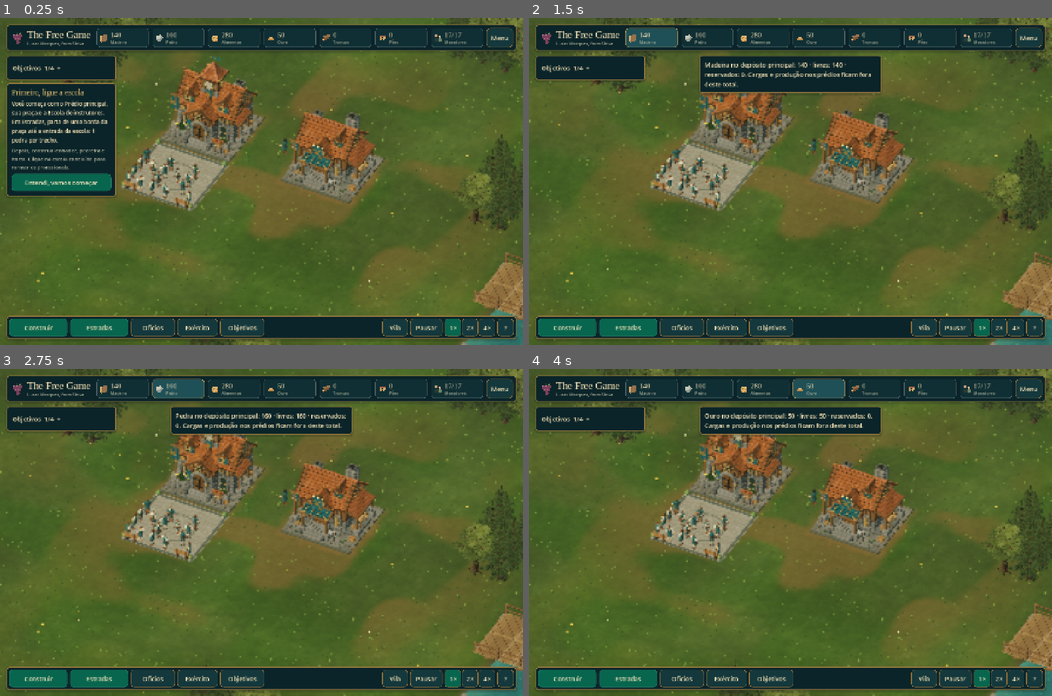
Above: before the commit, frames 1-4 (two rows, left to right).
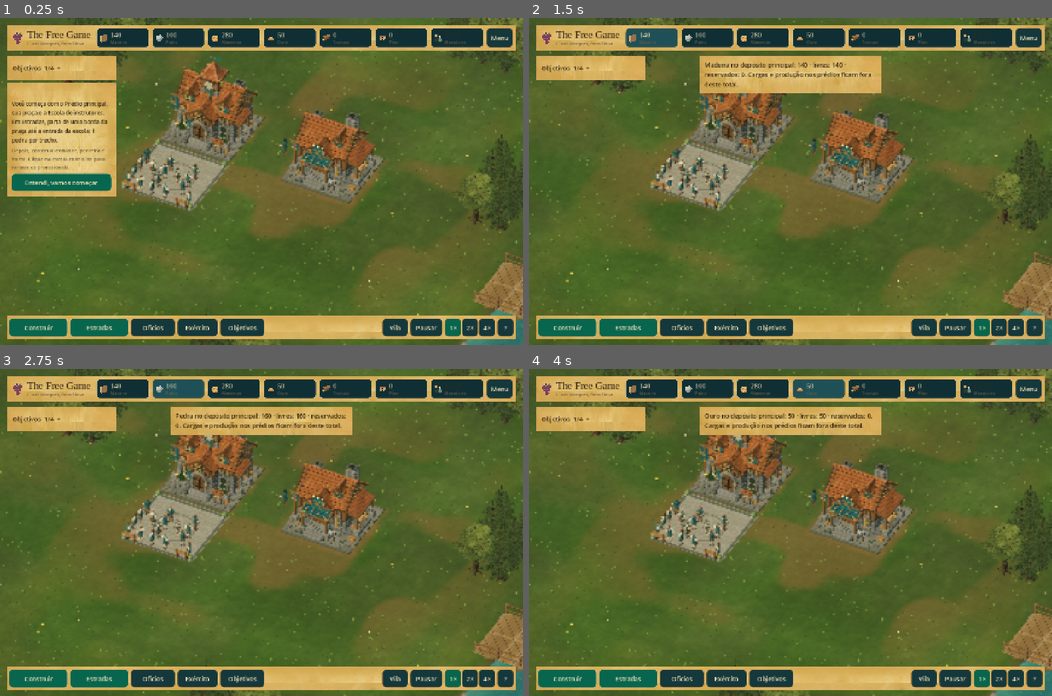
Above: after the commit, the same moments.

Repository: LucasMarquesShiva/the-free-game
Game: Godot game, scene res://scenes/loading.tscn
The game is run twice, just before and just after one commit, with the same random seed, the same clock (stepped at 60 frames per second) and the same inputs.
Inputs (mouse positions are in pixels of both pictures, inside the frame that each line leads up to):
- Up to frame 1 (0.25 s): no input
- Up to frame 2 (1.5 s): click "Entendi, vamos começar" at 0.5 s; click (649, 37) at 1.27 s
- Up to frame 3 (2.75 s): click (177, 388) at 2.02 s
- Up to frame 4 (4 s): click (764, 388) at 2.77 s; click (816, 388) at 3.52 s

The runs differ from the first frame. In frame 1, 15% of the frame differs, in the area x 1-99%, y 1-99%; in frame 2, 13%; in frame 3, 12%; in frame 4, 12%.

Commit message:
Revert Kenney button skin, use an aged-paper texture on panels instead
Reverts the two Kenney button-theme commits per feedback that they
didn't look good — buttons are back to the original flat dark boxes.

Every _panel() (menus, HUD docks, tutorial, objectives, toast, etc.)
now has an aged-paper background instead of the flat dark fill, via a
9-sliced StyleBoxTexture. Since the paper is light, added INK_DARK for
body text (the _label() default, replacing INK for the ~30 call sites
that relied on it, plus the dozen that passed INK explicitly) and
darkened MUTED, both previously tuned only for light-text-on-dark.
Buttons keep their own dark backgrounds/light text, unaffected.

Fixed two follow-on contrast bugs found while testing: the objectives
toggle button (transparent background revealing the panel) still had
the button-theme's light font color instead of INK_DARK on all
states, and StyleBoxTexture doesn't support shadow_color/size/offset
the way StyleBoxFlat does, which broke panel creation entirely.

Diff:
--- a/game/ui/approved_hud.gd
+++ b/game/ui/approved_hud.gd
@@ -14,7 +14,10 @@
 const PAPER := Color("f5e4bd")
 const PANEL := Color("0b2429")
 const INK := Color("f1dfb4")
-const MUTED := Color("b4b69e")
+## Body text color for labels sitting on the new paper-textured panel
+## background (light), as opposed to INK (light text for dark buttons/docks).
+const INK_DARK := Color("3a2a18")
+const MUTED := Color("6b5f47")
 const BRONZE := Color("c59a50")
 const WINE := Color("e1bd71")
 const DANGER := Color("eeaa89")
@@ -319,13 +322,17 @@
 	style.set_border_width_all(3)
 	return style
 
+static var _paper_texture: Texture2D
 func _panel(parent: Node, register_region: bool = true, padding: int = 14) -> PanelContainer:
 	var panel := PanelContainer.new()
-	var style := _style(PANEL, BRONZE.darkened(0.2), 7, padding)
-	style.set_border_width_all(2)
-	style.shadow_color = Color(0.08,0.12,0.09,0.23)
-	style.shadow_size = 5
-	style.shadow_offset = Vector2(0,3)
+	if _paper_texture == null:
+		_paper_texture = load("res://assets/approved/ui/paper_panel.png")
+	var style := StyleBoxTexture.new()
+	style.texture = _paper_texture
+	style.texture_margin_left = 64;style.texture_margin_right = 64
+	style.texture_margin_top = 44;style.texture_margin_bottom = 44
+	style.content_margin_left = padding;style.content_margin_right = padding
+	style.content_margin_top = padding;style.content_margin_bottom = padding
 	panel.add_theme_stylebox_override("panel", style)
 	panel.mouse_filter = Control.MOUSE_FILTER_STOP
 	parent.add_child(panel)
@@ -348,7 +355,7 @@
 	parent.add_child(box)
 	return box
 
-func _label(parent: Node, text: String = "", size: int = 17, color: Color = INK, wrap: bool = false) -> Label:
+func _label(parent: Node, text: String = "", size: int = 17, color: Color = INK_DARK, wrap: bool = false) -> Label:
 	var label := Label.new()
 	label.text = text
 	label.mouse_filter = Control.MOUSE_FILTER_IGNORE
@@ -432,10 +439,14 @@
 	_objectives_toggle = _button(box,tr("Objetivos  {done}/{total}  {mark}").format({"done":0,"total":3,"mark":"+"}),_toggle_objectives)
 	_objectives_toggle.alignment = HORIZONTAL_ALIGNMENT_LEFT
 	_objectives_toggle.add_theme_stylebox_override("normal",_style(Color.TRANSPARENT,Color.TRANSPARENT,8,4))
+	_objectives_toggle.add_theme_stylebox_override("hover",_style(Color.TRANSPARENT,Color.TRANSPARENT,8,4))
+	_objectives_toggle.add_theme_stylebox_override("pressed",_style(Color.TRANSPARENT,Color.TRANSPARENT,8,4))
+	for state in ["font_color","font_hover_color","font_pressed_color"]:
+		_objectives_toggle.add_theme_color_override(state,INK_DARK)
 	_objective_details = _vbox(box,9)
 	_outcome = _label(_objective_details,tr("Um vale para chamar de seu"),19,WINE,true)
 	for i in range(3):
-		_objective_labels.append(_label(_objective_details,"",15,INK,true))
+		_objective_labels.append(_label(_objective_details,"",15,INK_DARK,true))
 	_notice_label = _label(_objective_details,"",14,MUTED,true)
 	_notice_label.add_theme_constant_override("line_spacing",2)
 	_objective_details.hide()
@@ -445,7 +456,7 @@
 	_tutorial.name = "FirstDayHint"
 	var box := _vbox(_tutorial,8)
 	_tutorial_title = _label(box,tr("Primeiro, ligue a escola"),21,WINE)
-	_tutorial_intro = _label(box,tr("Você começa com o Prédio principal, sua praça e a Escola de instrutores. Em Estradas, parta de uma borda da praça até a entrada da escola: 1 pedra por trecho."),15,INK,true)
+	_tutorial_intro = _label(box,tr("Você começa com o Prédio principal, sua praça e a Escola de instrutores. Em Estradas, parta de uma borda da praça até a entrada da escola: 1 pedra por trecho."),15,INK_DARK,true)
 	_tutorial_intro.max_lines_visible = 7
 	_tutorial_more = _label(box,tr("Depois, construa lenhador, pedreira e horta. Clique na escola concluída para formar os profissionais."),14,MUTED,true)
 	_tutorial_button = _button(box,tr("Entendi, vamos começar"),_dismiss_tutorial)
@@ -562,7 +573,7 @@
 	_build_filter.clear_button_enabled = true
 	_build_filter.add_theme_stylebox_override("normal",_style(PANEL.lightened(0.06),BRONZE.darkened(0.2),9,10))
 	_build_filter.add_theme_stylebox_override("focus",_style(PANEL.lightened(0.06),BRONZE,9,10))
-	_build_filter.add_theme_color_override("font_color",INK)
+	_build_filter.add_theme_color_override("font_color",INK_DARK)
 	_build_filter.add_theme_color_override("font_placeholder_color",MUTED)
 	_build_filter.text_changed.connect(_filter_build_cards)
 	_drawer_content.add_child(_build_filter)
@@ -586,10 +597,10 @@
 		button.add_child(margin)
 		var card := _vbox(margin,4)
 		_thumbnail(card,kind,76)
-		var title := _label(card,tr(SHORT_NAMES[kind]),16 if kind == "training" else 19,WINE if kind == "winery" else INK,true)
+		var title := _label(card,tr(SHORT_NAMES[kind]),16 if kind == "training" else 19,WINE if kind == "winery" else INK_DARK,true)
 		title.max_lines_visible = 2
 		title.horizontal_alignment = HORIZONTAL_ALIGNMENT_CENTER
-		var cost_label := _label(card,_cost_text(definition.get("cost",{})),14,INK)
+		var cost_label := _label(card,_cost_text(definition.get("cost",{})),14,INK_DARK)
 		cost_label.horizontal_alignment = HORIZONTAL_ALIGNMENT_CENTER
 		_build_costs[kind] = cost_label
 		_build_cards[kind] = button
@@ -614,14 +625,14 @@
 	_role_filter.clear_button_enabled = true
 	_role_filter.add_theme_stylebox_override("normal",_style(PANEL.lightened(0.06),BRONZE.darkened(0.2),9,10))
 	_role_filter.add_theme_stylebox_override("focus",_style(PANEL.lightened(0.06),BRONZE,9,10))
-	_role_filter.add_theme_color_override("font_color",INK)
+	_role_filter.add_theme_color_override("font_color",INK_DARK)
 	_role_filter.add_theme_color_override("font_placeholder_color",MUTED)
 	_role_filter.text_changed.connect(_filter_role_cards)
 	_drawer_content.add_child(_role_filter)
 	_training_context = _label(_drawer_content,"",15,MUTED,true)
 	_training_context.hide()
 	var settings := _hbox(_drawer_content)
-	_resident_label = _label(settings,"",16,INK)
+	_resident_label = _label(settings,"",16,INK_DARK)
 	_spacer(settings)
 	_quantity_caption = _label(settings,tr("Quantidade"),15,MUTED)
 	for qty in [1,3,5]:
@@ -773,7 +784,7 @@
 	_inspector.visible = false
 	var box := _vbox(_inspector,9)
 	var row := _hbox(box)
-	_inspection_title = _label(row,"",21,INK,true)
+	_inspection_title = _label(row,"",21,INK_DARK,true)
 	_inspect_close = _button(row,"×",close_panels,44)
 	_inspect_close.tooltip_text = tr("Fechar inspeção")
 	_inspector_scroll = ScrollContainer.new()
@@ -790,7 +801,7 @@
 	_inspection_progress.show_percentage = false
 	_inspection_progress.custom_minimum_size.y = 8
 	content.add_child(_inspection_progress)
-	_inspection_details = _label(content,"",15,INK,true)
+	_inspection_details = _label(content,"",15,INK_DARK,true)
 	var actions := _hbox(box)
 	_inspect_map = _button(actions,tr("Ver no mapa"),_focus_inspected)
 	_inspect_map.size_flags_horizontal = Control.SIZE_EXPAND_FILL
@@ -932,7 +943,7 @@
 func _fill_help(content: VBoxContainer) -> void:
 	_clear_children(content)
 	for entry in _help_entries():
-		_label(content,entry[0],19,INK,true)
+		_label(content,entry[0],19,INK_DARK,true)
 		_label(content,entry[1],17,MUTED,true)
 
 func _choose_language(code: String) -> void:
@@ -1121,7 +1132,7 @@
 	_mode_panel.name = "PlacementInstructions"
 	_mode_panel.visible = false
 	var mode_row := _hbox(_mode_panel)
-	_mode_label = _label(mode_row,"",17,INK,true)
+	_mode_label = _label(mode_row,"",17,INK_DARK,true)
 	_mode_label.max_lines_visible = 2
 	_road_toggle = _button(mode_row,tr("Apagar trecho"),_toggle_road_tool,132)
 	_road_toggle.visible = false
@@ -1130,7 +1141,7 @@
 	_toast.name = "FeedbackToast"
 	_toast.mouse_filter = Control.MOUSE_FILTER_IGNORE
 	_toast.visible = false
-	_toast_label = _label(_toast,"",17,INK,true)
+	_toast_label = _label(_toast,"",17,INK_DARK,true)
 	_toast_timer = Timer.new()
 	_toast_timer.one_shot = true
 	_toast_timer.wait_time = 5.0
@@ -1287,7 +1298,7 @@
 			var line := _hbox(_training_queue)
 			var info := _vbox(line,3)
 			info.size_flags_horizontal = Control.SIZE_EXPAND_FILL
-			_queue_labels[id] = _label(info,"",15,INK,true)
+			_queue_labels[id] = _label(info,"",15,INK_DARK,true)
 			var progress := ProgressBar.new()
 			progress.show_percentage = false
 			progress.custom_minimum_size.y = 5
Binary file added: game/assets/approved/ui/paper_panel.png
Not shown, added: game/assets/approved/ui/paper_panel.png.import
